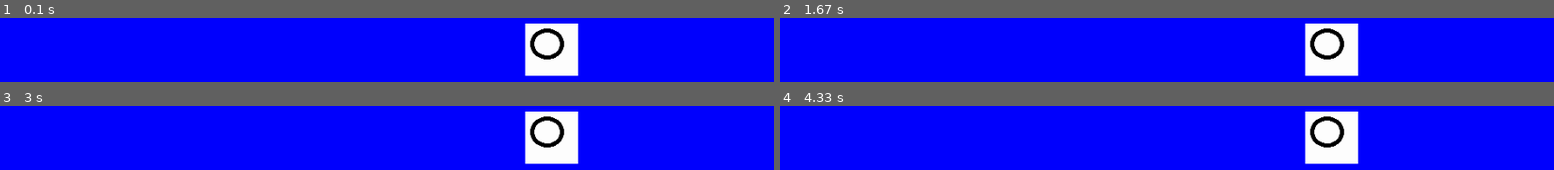
Above: before the commit, frames 1-4 (two rows, left to right).
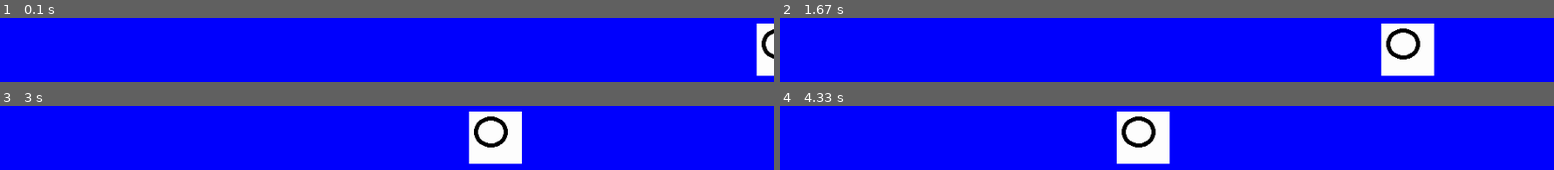
Above: after the commit, the same moments.

Repository: shavhp/WP1-CHILLASHOOTS
Game: pygame game, started from stepbystep.py
Same seed, same stepped clock (60 frames per second), same inputs: the game is played once before the commit and once after it.
Inputs:
- Up to frame 1 (0.1 s): no input
- Up to frame 2 (1.67 s): no input
- Up to frame 3 (3 s): no input
- Up to frame 4 (4.33 s): no input

The runs differ from the first frame. In frame 1, 7.6% of the frame differs, in the area x 67-100%, y 8-92%; in frame 2, 11%, in the area x 67-85%, y 8-92%; in frame 3, 11%; in frame 4, 11%.

Commit message:
Update: Made the enemy move left of the X-axis.

Diff:
--- a/stepbystep.py
+++ b/stepbystep.py
@@ -15,9 +15,9 @@
 
 # Enemy variables
 enemy_img = pygame.image.load('images/test.png')
-enemy_x = random.randint(300, 800)
+enemy_x = random.randint(1000, 1024)
 enemy_y = random.randint(100, 800)
-
+enemy_x_speed = random.randint(1, 2)
 
 # The game looping until the program is exited
 def quit_game_requested():
@@ -46,6 +46,9 @@
 
     # Spawn the test enemy, it will be random each time the application starts
     canvas.blit(enemy_img, (enemy_x, enemy_y))
+    if enemy_x != -64:
+        enemy_x = enemy_x - enemy_x_speed
+
 
     # Despite what the "flip" part suggests, it's not actually flipping the display
     # It is to actually update the display to display the items we want to draw on screen
